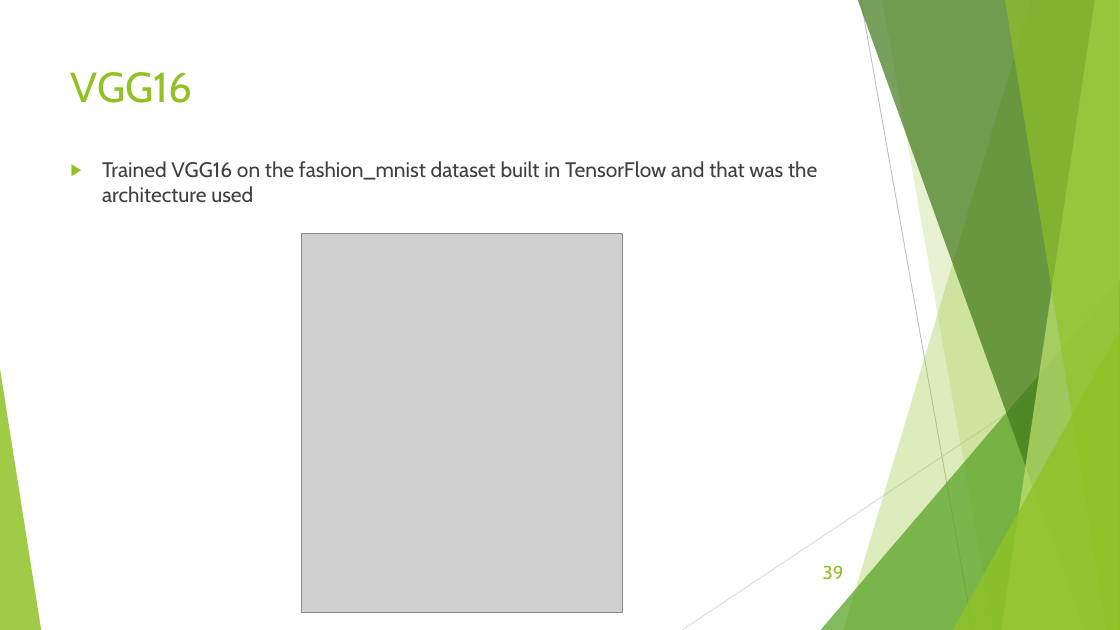
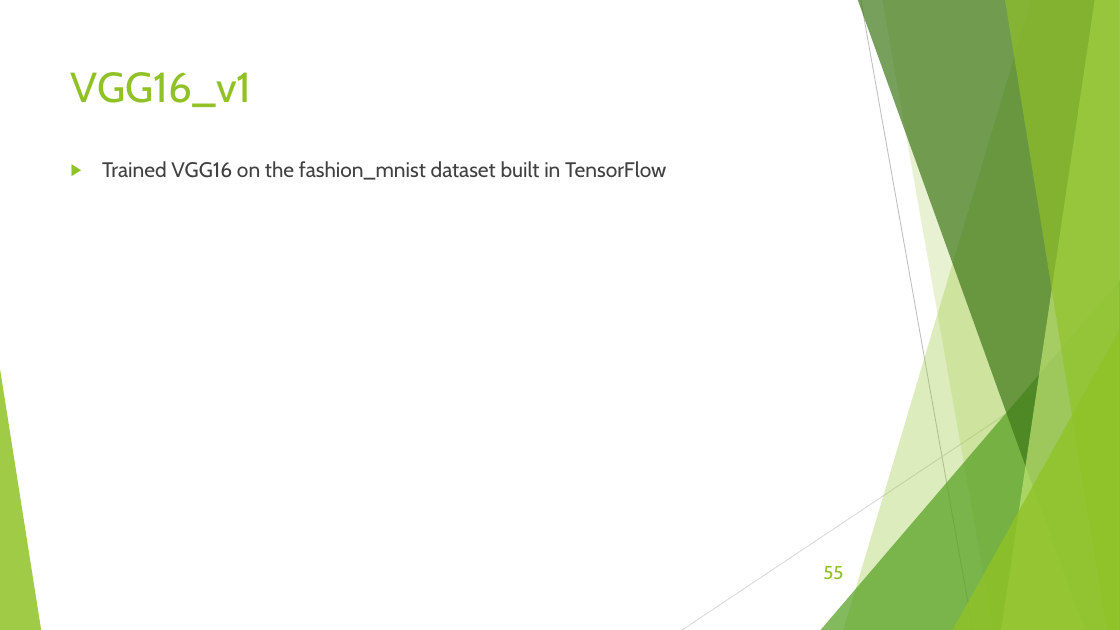
Before and after one commit to Ramy-osama/Hardware-FasterRCNN, a slide deck: slide 55 of Documentation/6-13-2020.pptx (slide 39 before the commit). Drawn at 1120x630 pixels with LibreOffice and Linux fonts; fonts in the diff are those of the drawing; grey boxes stand for pictures. Boxes give left, top, right and bottom in pixels: in the first picture for what was removed or moved away, otherwise in the second. Text is boxed around its words. In the diff, an @@ line names an element or a change of style, - is before the commit and + after.

```diff
--- a/Documentation/6-13-2020.pptx
+++ b/Documentation/6-13-2020.pptx
@@ title at [71,72,252,107]: text changed @@
-VGG16
+VGG16_v1
@@ text at [102,161,666,180]: text changed @@
-▶ Trained VGG16 on the fashion_mnist dataset built in TensorFlow and that was the architecture used
+▶ Trained VGG16 on the fashion_mnist dataset built in TensorFlow
@@ picture removed at [302,234,623,613] @@
@@ page number at [823,566,843,580]: text changed @@
-39
+55
```
Also in this commit, not shown: 13 other slides changed, 24 slides added, 1 slide removed, 14 other files.
